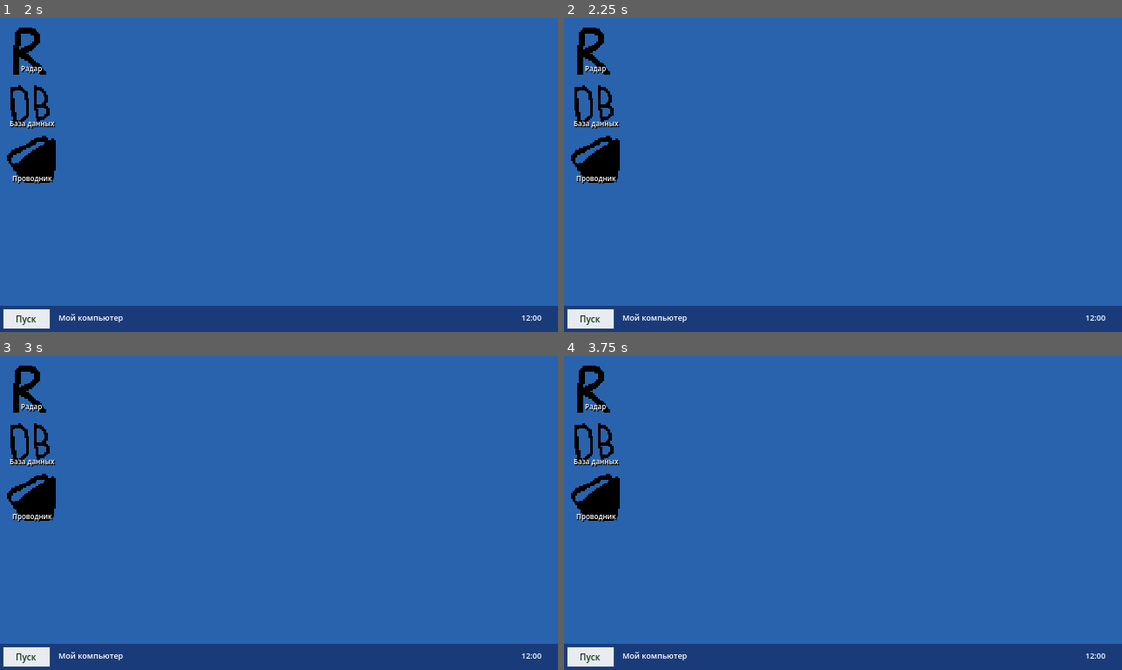
Above: before the commit, frames 1-4 (two rows, left to right).
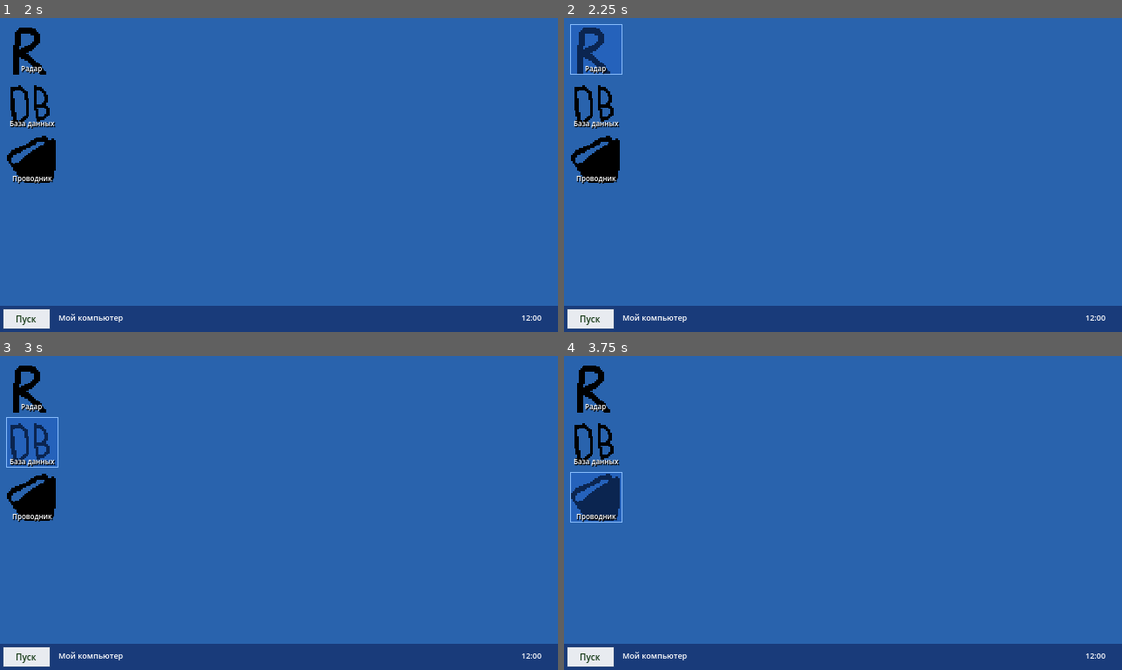
Above: after the commit, the same moments.

Repository: Blyaprint/StudakPlease
Game: Godot game, scene res://scenes/main.tscn
The game is run twice, just before and just after one commit, with the same random seed, the same clock (stepped at 60 frames per second) and the same inputs.
Inputs (mouse positions are in pixels of both pictures, inside the frame that each line leads up to):
- Up to frame 1 (2 s): tap Enter at 0.5 s; move the mouse to (401, 159) at 0.52 s; tap L at 0.6 s; click (401, 159) at 0.67 s; tap Space at 0.77, 1.25 s; drag from (167, 190) to (251, 237) at 1.27 s
- Up to frame 2 (2.25 s): click "Радар" at 2 s
- Up to frame 3 (3 s): click "База данных" at 2.75 s
- Up to frame 4 (3.75 s): click "Проводник" at 3.5 s

Frame 1 is identical in both runs. In frame 2, 0.5% of the frame differs, in the area x 1-11%, y 1-19%; in frame 3, 0.4%; in frame 4, 0.9%, in the area x 1-11%, y 36-54%.

Commit message:
Fix desktop icon clicks through window overlay

Diff:
--- a/scripts/pc_ui.gd
+++ b/scripts/pc_ui.gd
@@ -19,6 +19,9 @@
 var drag_offset: Vector2 = Vector2.ZERO
 
 func _ready() -> void:
+	# Прозрачный слой окон не должен перекрывать клики по иконкам рабочего стола.
+	window_layer.mouse_filter = Control.MOUSE_FILTER_IGNORE
+
 	# Скрываем окна на старте
 	for w in [win_radar, win_db, win_folder]:
 		if w: w.visible = false
